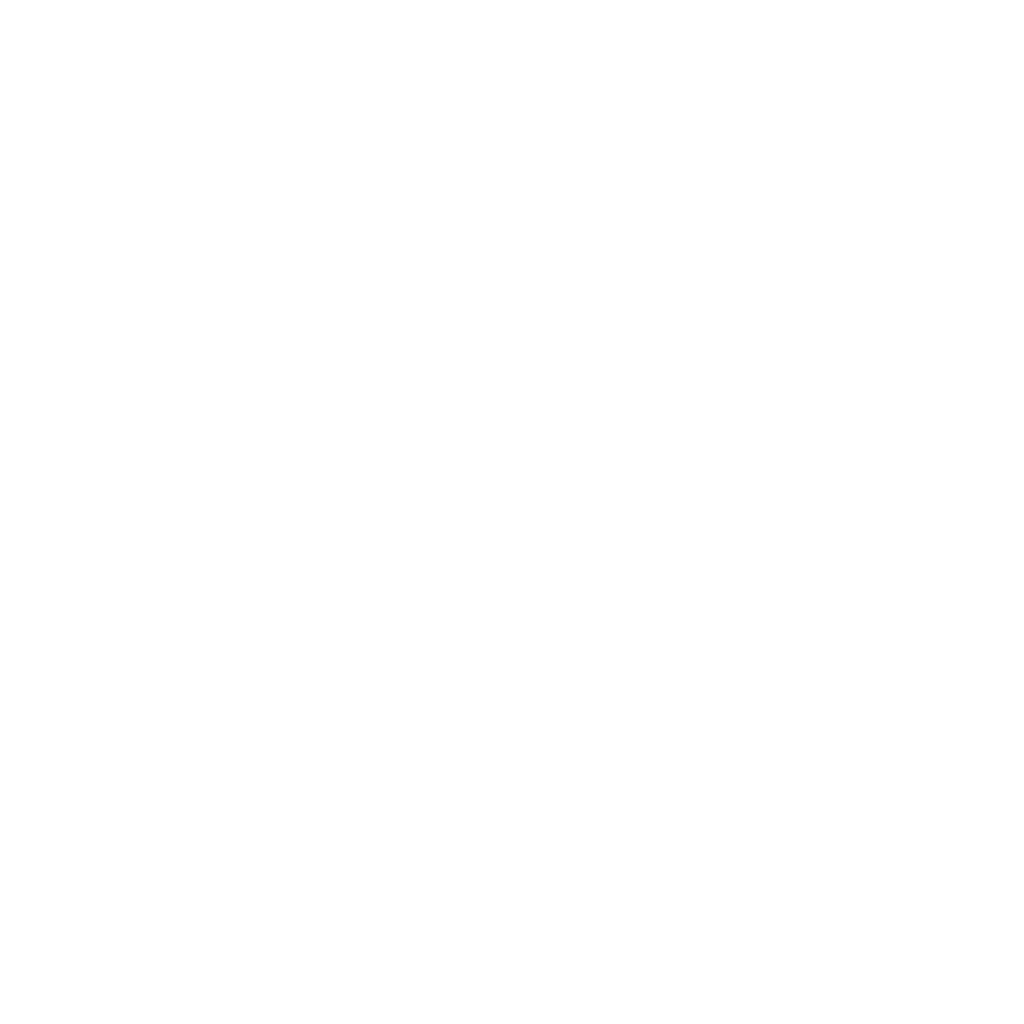
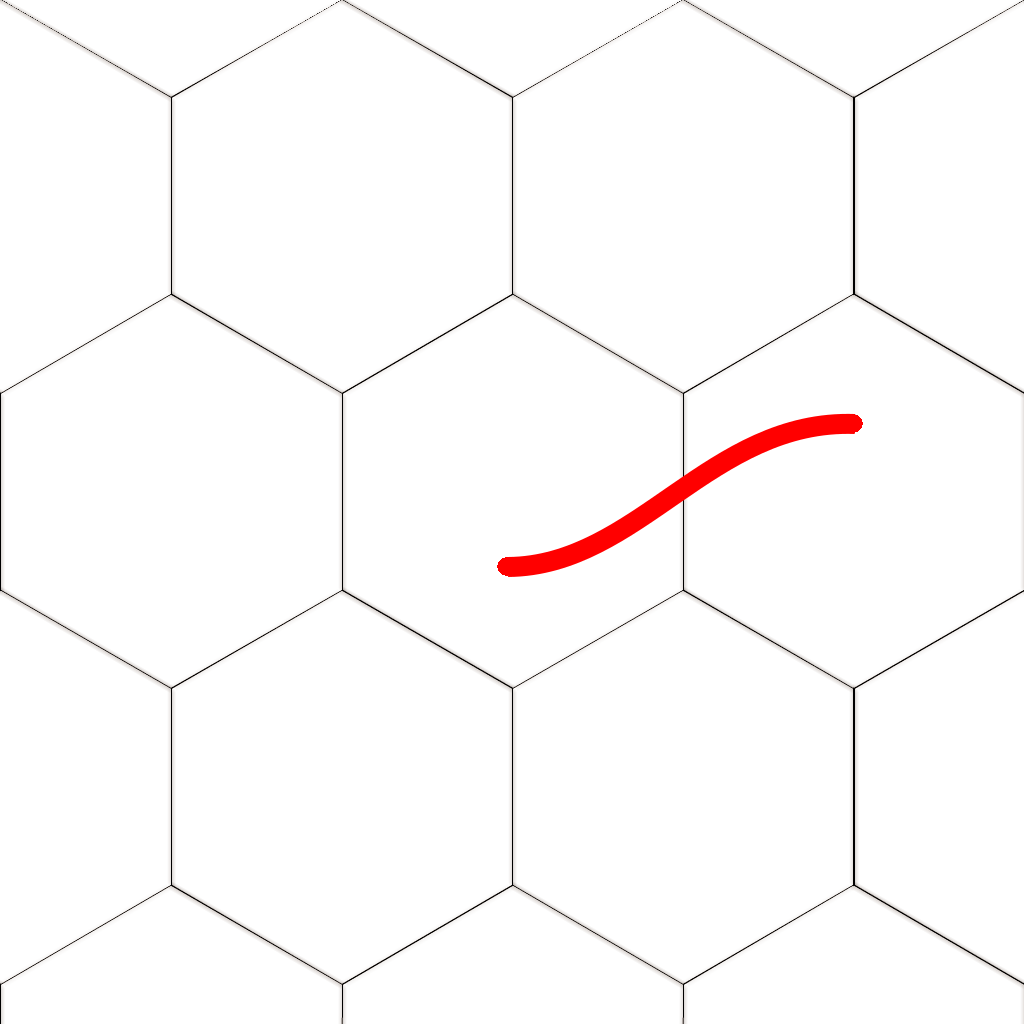
Two versions of the same layered image (1024px x 1024px). Layer-by-layer changes:
added group "Bonds" with 4 layers above "Unbonder" over (497, 407, 863, 577)
added layer "BondRed" in group "Bonds" over (497, 413, 863, 577)
showed "HexGrid" over (0, 0, 1024, 1024)
